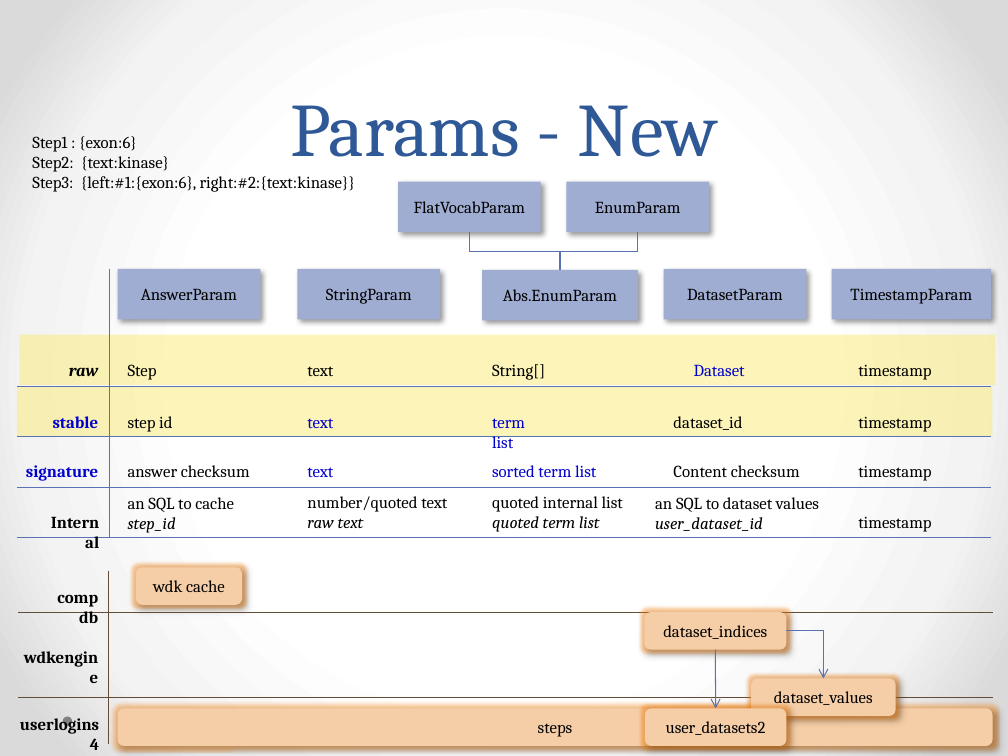
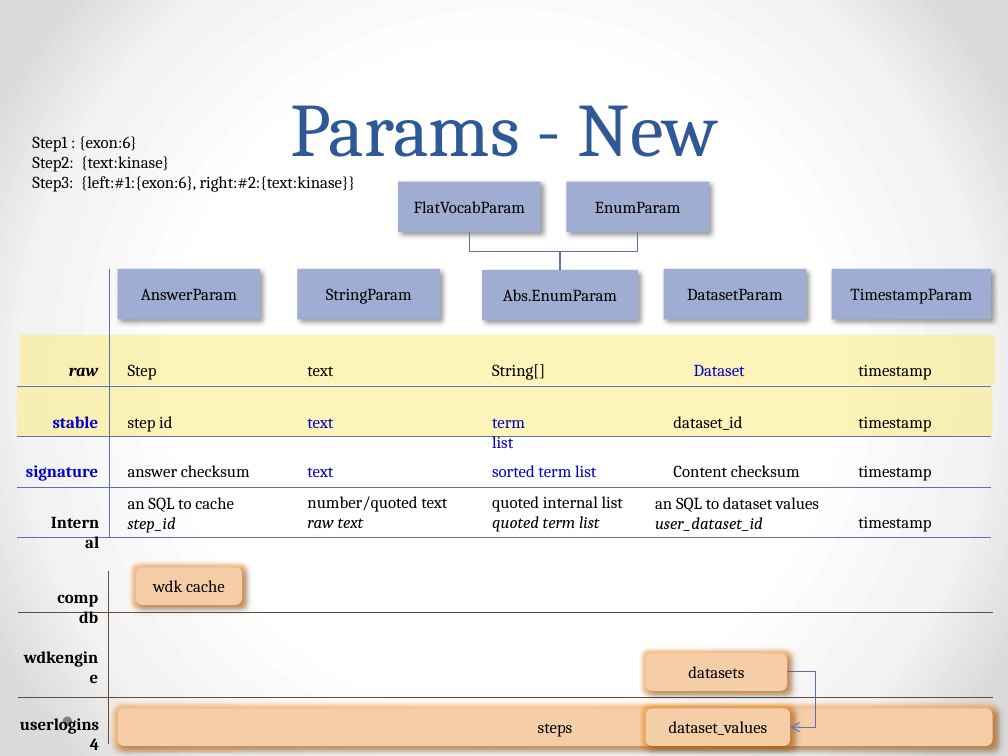
Before and after one commit to VEuPathDB/WDK, a slide deck: slide 2 of doc/wdk params design.pptx. Drawn at 1008x756 pixels with LibreOffice and Linux fonts; fonts in the diff are those of the drawing. Boxes give left, top, right and bottom in pixels: in the first picture for what was removed or moved away, otherwise in the second. Text is boxed around its words. In the diff, an @@ line names an element or a change of style, - is before the commit and + after.

```diff
--- a/doc/wdk params design.pptx
+++ b/doc/wdk params design.pptx
@@ rounded rectangle removed at [644,612,786,649] @@
-dataset_indices
@@ rounded rectangle "datasets": place and size @@
-rounded rectangle "datasets" at [645,709,786,746]
+rounded rectangle "datasets" at [646,653,787,690]
@@ arrow removed from (716, 649) to (716, 709) @@
@@ text in rounded rectangle at [688,666,744,678]: text changed @@
-user_datasets2
+datasets
@@ elbow arrow moved from (786, 631) - (824, 678) to (787, 672) - (790, 727) @@
@@ rounded rectangle "dataset_values": place and size @@
-rounded rectangle "dataset_values" at [751,678,895,716]
+rounded rectangle "dataset_values" at [646,709,790,746]
```
Also in this commit, not shown: 1 other file.
